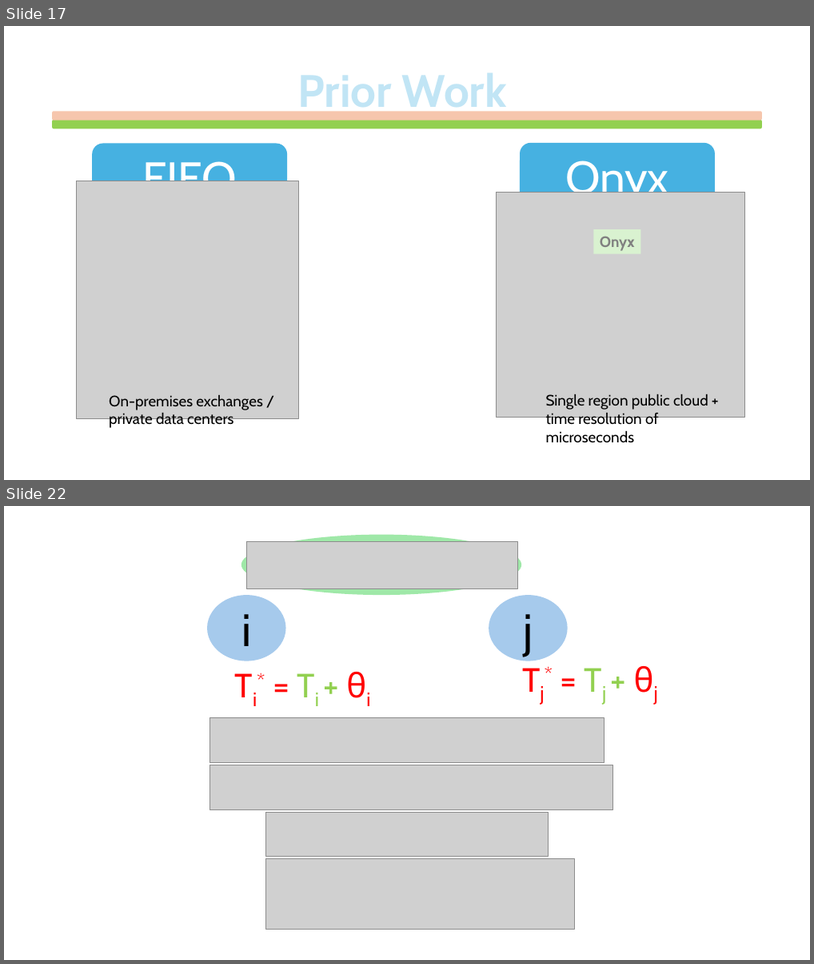
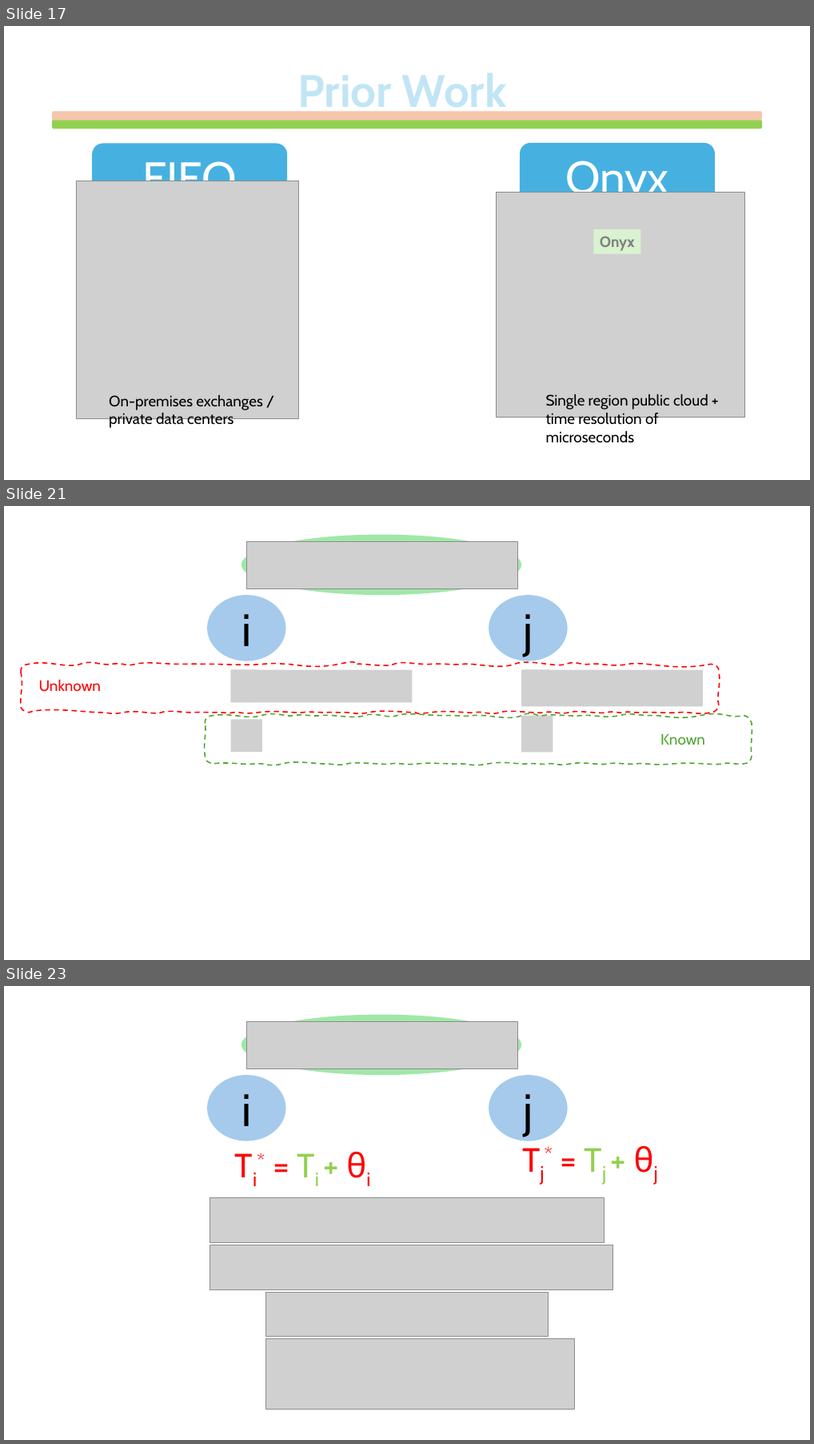
Before and after one commit to HaseebLUMS/Onyx-Presentation, a slide deck: tommy_hotnets_v2.pptx. Shown one above the other, each under a label of ours: slides 17 and 22 before the commit, slides 17, 21 and 23 after it; the slides between them are not shown. The pictures are 814x964 and 814x1444 pixels, drawn with LibreOffice and Linux fonts; fonts in the diff are those of the drawing; grey boxes stand for pictures. Boxes give left, top, right and bottom in pixels: in the first picture for what was removed or moved away, otherwise in the second. Text is boxed around its words. In the diff, an @@ line names an element or a change of style, - is before the commit and + after.

```diff
--- a/tommy_hotnets_v2.pptx
+++ b/tommy_hotnets_v2.pptx
@@ slide 21 added at [4,506,810,960], background #FFFFFF @@
@@ ellipse added at [242,535,522,595], fill #47D45A at 52% opacity @@
@@ picture added at [246,542,518,589] @@
@@ ellipse added at [207,595,286,661], fill #A6CAEC, 54 pt, text #000000 @@
+i
@@ ellipse added at [489,595,568,661], fill #A6CAEC, 54 pt, text #000000 @@
+j
@@ freeform shape added at [21,664,719,712], outline #FF0000 1.5 pt dashed @@
@@ picture added at [231,669,258,702] @@
@@ picture added at [231,670,412,703] @@
@@ picture added at [522,670,703,707] @@
@@ picture added at [524,669,550,705] @@
@@ text added at [39,679,101,692], 18 pt, text #FF0000 @@
+Unknown
@@ freeform shape added at [205,716,752,764], outline #4EA72E 1.5 pt dashed @@
@@ picture added at [231,719,262,752] @@
@@ picture added at [522,716,554,752] @@
@@ text added at [661,733,706,744], 18 pt, text #4EA72E @@
+Known
@@ what was slide 22 is now slide 23 @@
```
Also in this commit, not shown: 3 slides changed, 1 other slide added, 1 slide removed.
